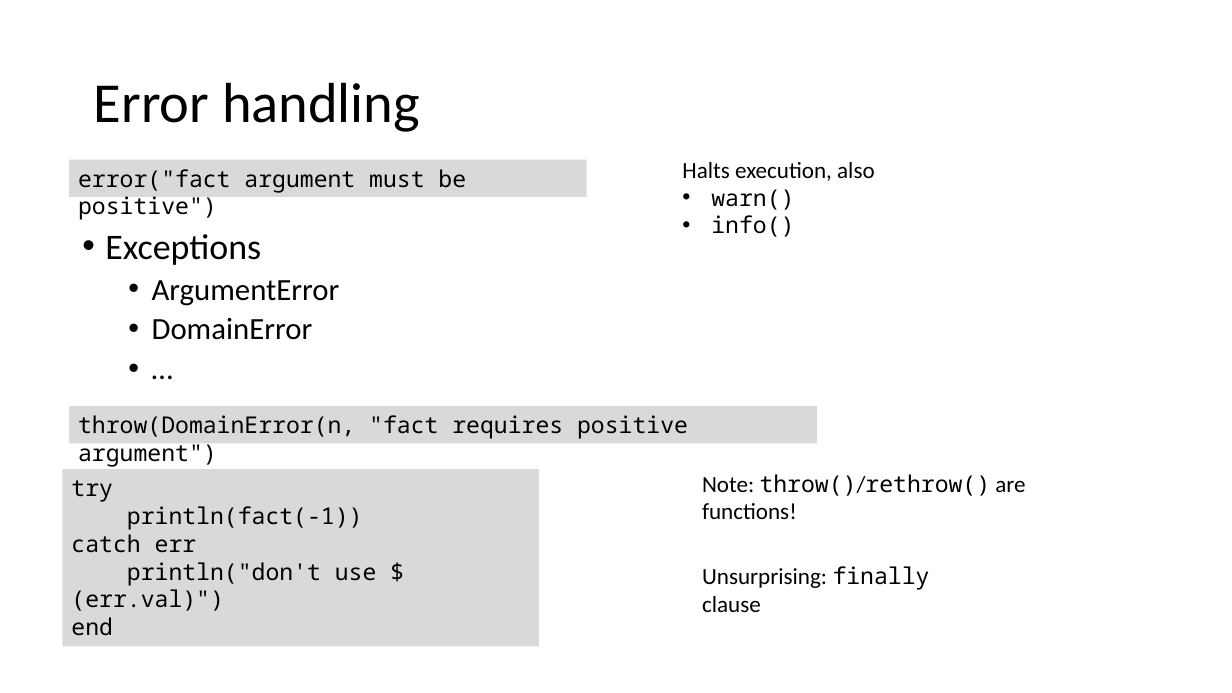
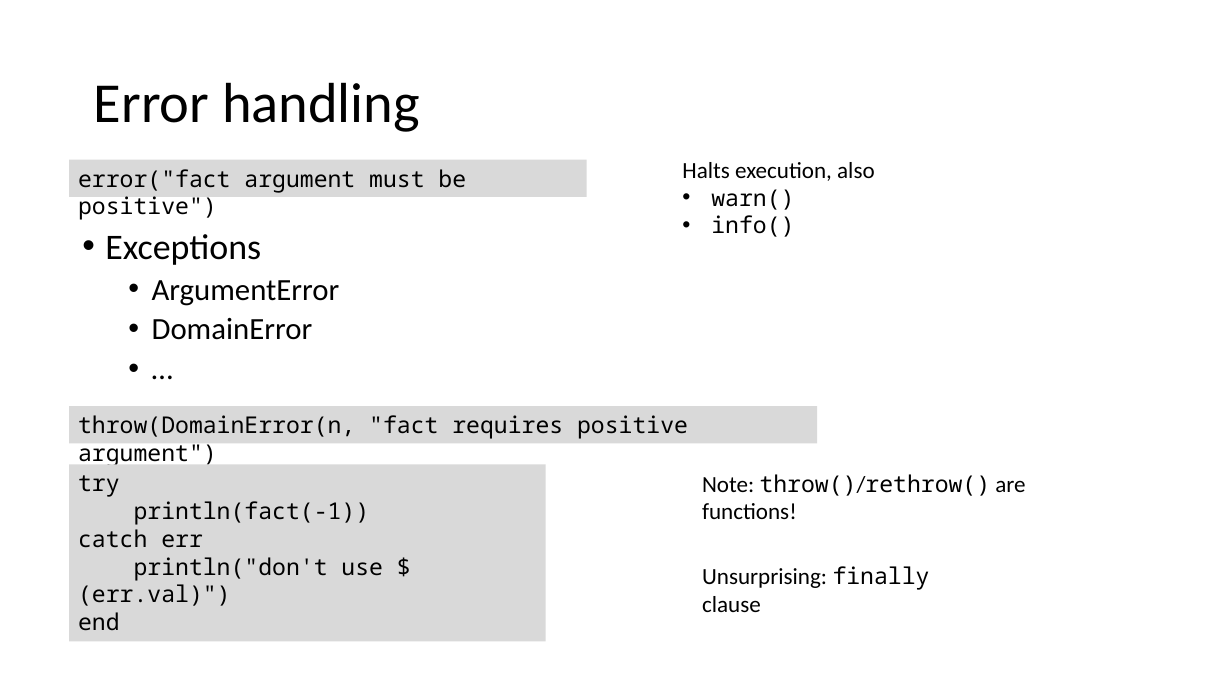
Before and after one commit to gjbex/Julia_good_bad_ugly, a slide deck: slide 8 of Julia,_good_back_ugly.pptx (slide 7 before the commit). Drawn at 1232x693 pixels with LibreOffice and Linux fonts; fonts in the diff are those of the drawing. Boxes give left, top, right and bottom in pixels: in the first picture for what was removed or moved away, otherwise in the second. Text is boxed around its words. In the diff, an @@ line names an element or a change of style, - is before the commit and + after.

```diff
--- a/Julia,_good_back_ugly.pptx
+++ b/Julia,_good_back_ugly.pptx
@@ rectangle "try": place and size @@
-rectangle "try" at (63, 470, 540, 647)
+rectangle "try" at (69, 464, 546, 641)
```
Also in this commit, not shown: 6 slides added.
